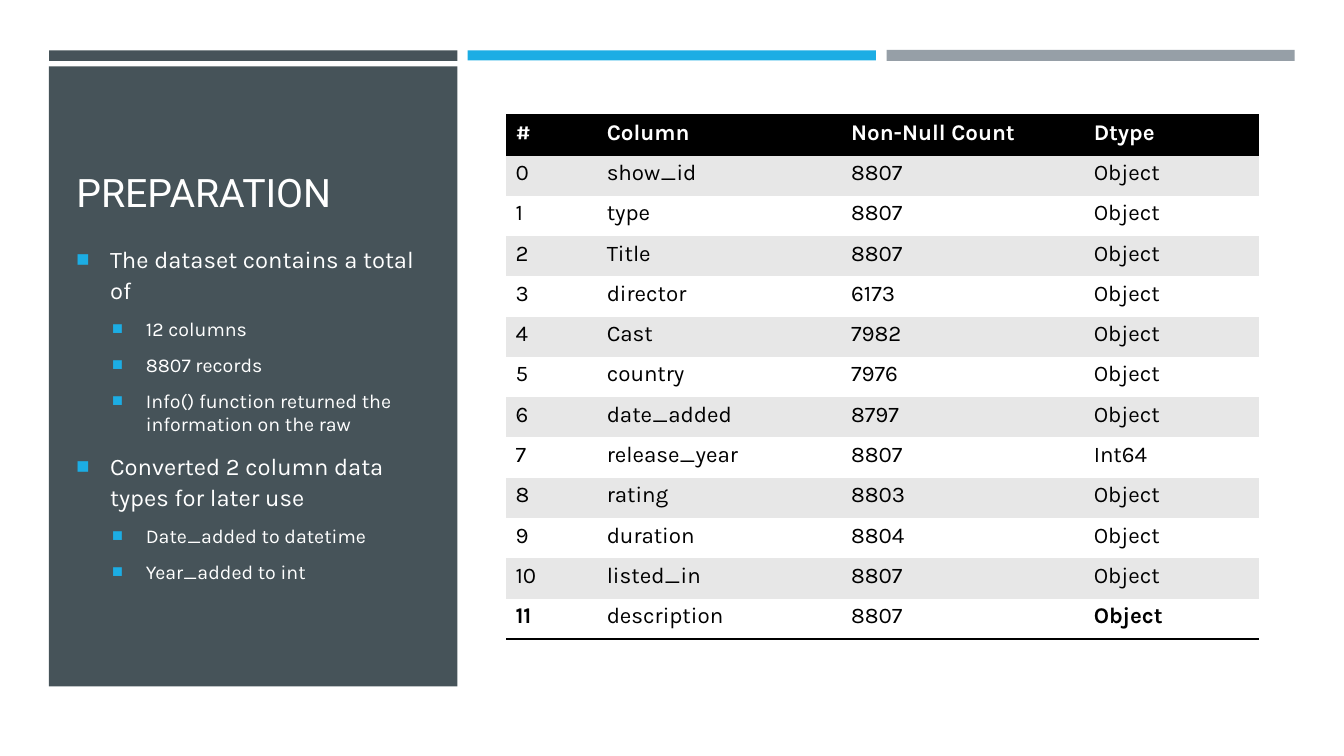
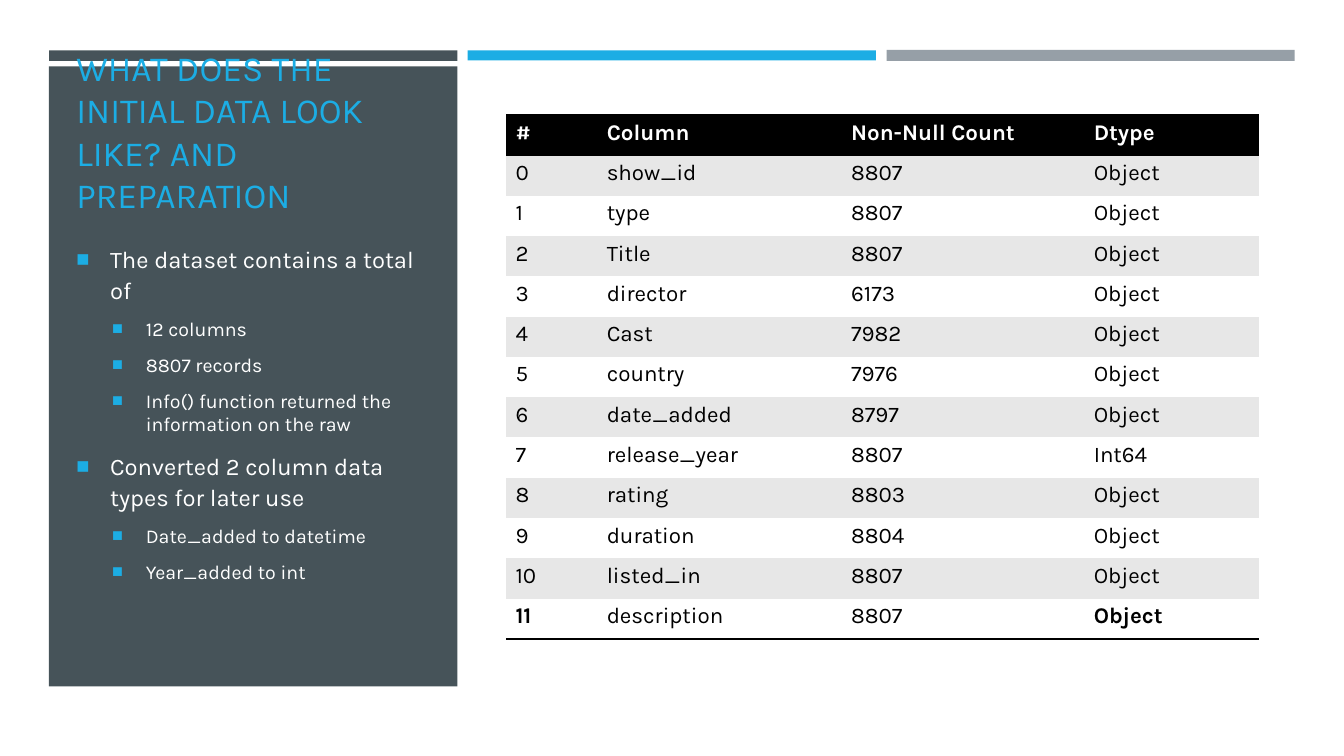
Before and after one commit to a-stockwell/CIDM6312-Project, a slide deck: slide 4 of review_of_netflix_movies_and_tv_shows.pptx (slide 5 before the commit). Drawn at 1344x756 pixels with LibreOffice and Linux fonts; fonts in the diff are those of the drawing. Boxes give left, top, right and bottom in pixels: in the first picture for what was removed or moved away, otherwise in the second. Text is boxed around its words. In the diff, an @@ line names an element or a change of style, - is before the commit and + after.

```diff
--- a/review_of_netflix_movies_and_tv_shows.pptx
+++ b/review_of_netflix_movies_and_tv_shows.pptx
@@ title at [76, 49, 363, 209]: text changed; size 28 to 25.2 pt; font Roboto to Karla; text colour #FFFFFF to #1CADE4 @@
-PREPARATION
+WHAT DOES THE INITIAL DATA LOOK LIKE? AND PREPARATION
```
Also in this commit, not shown: 1 other slide changed, 2 slides added, 6 slides removed.
